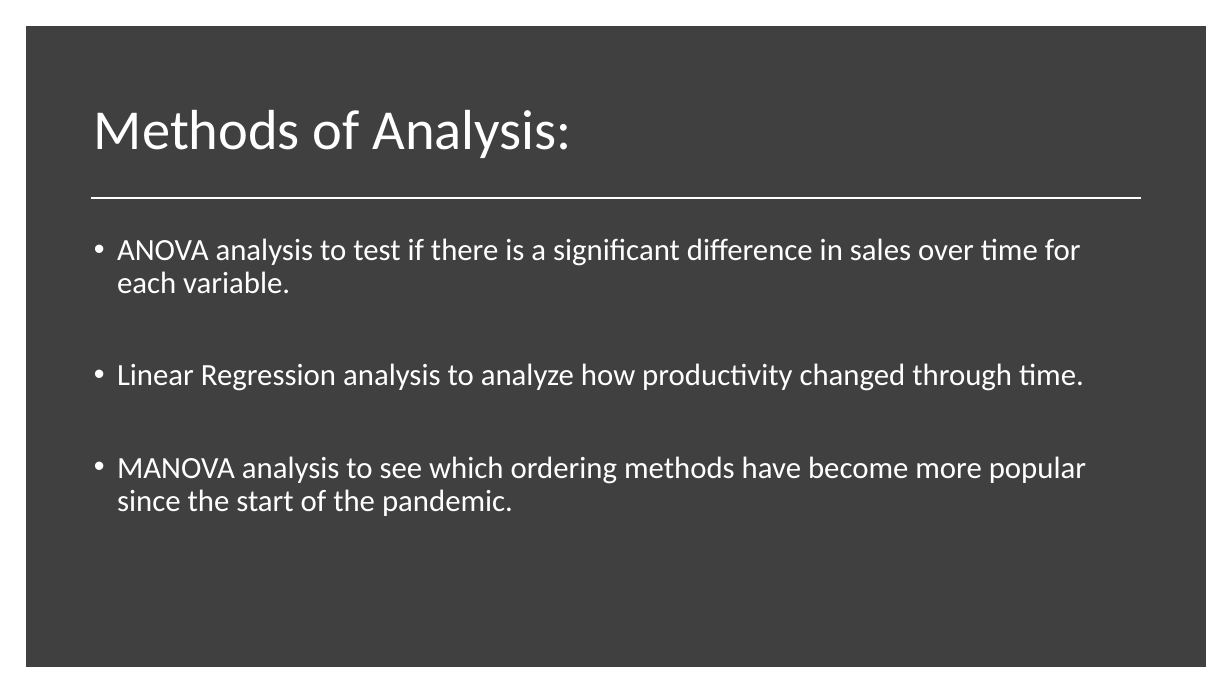
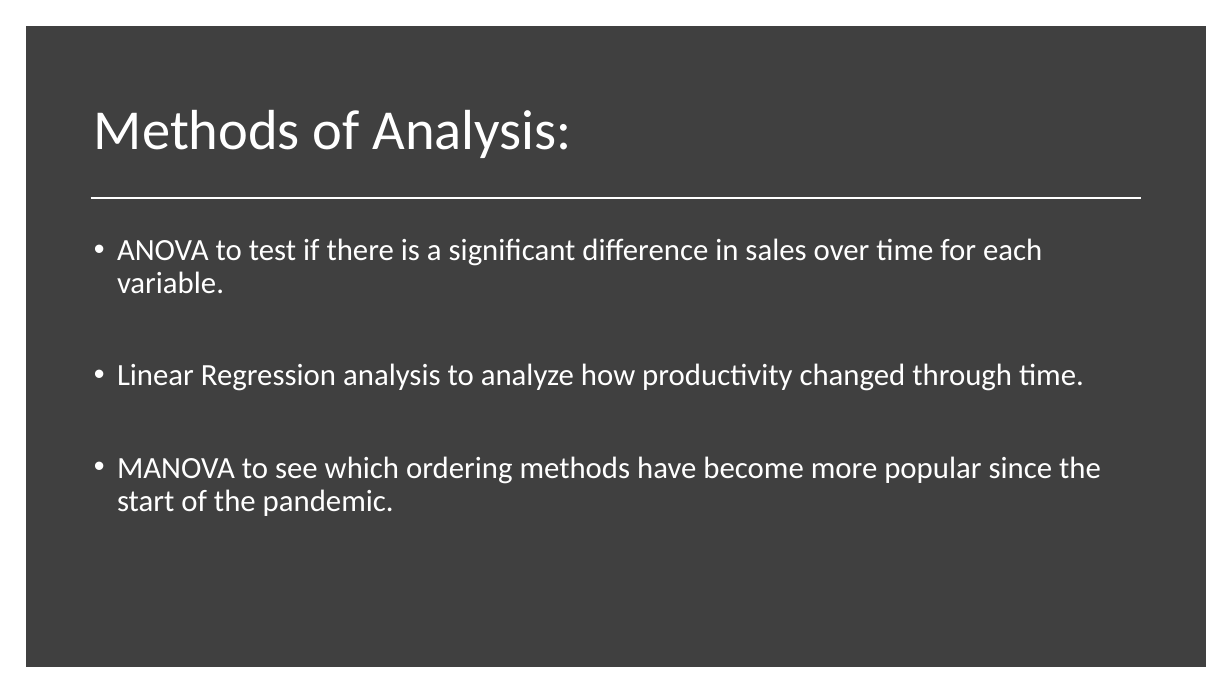
Before and after one commit to East-Coast-Collaboration/Final-Project, a slide deck: slide 7 of Presentation.pptx. Drawn at 1232x693 pixels with LibreOffice and Linux fonts; fonts in the diff are those of the drawing. Boxes give left, top, right and bottom in pixels: in the first picture for what was removed or moved away, otherwise in the second. Text is boxed around its words. In the diff, an @@ line names an element or a change of style, - is before the commit and + after.

```diff
--- a/Presentation.pptx
+++ b/Presentation.pptx
@@ text at [117, 238, 1042, 293]: text changed @@
-• ANOVA analysis to test if there is a significant difference in sales over time for each variable.
+• ANOVA to test if there is a significant difference in sales over time for each variable.
@@ text at [117, 456, 1101, 516]: text changed @@
-• MANOVA analysis to see which ordering methods have become more popular since the start of the pandemic.
+• MANOVA to see which ordering methods have become more popular since the start of the pandemic.
```
Also in this commit, not shown: 3 other slides changed, 7 other files.
